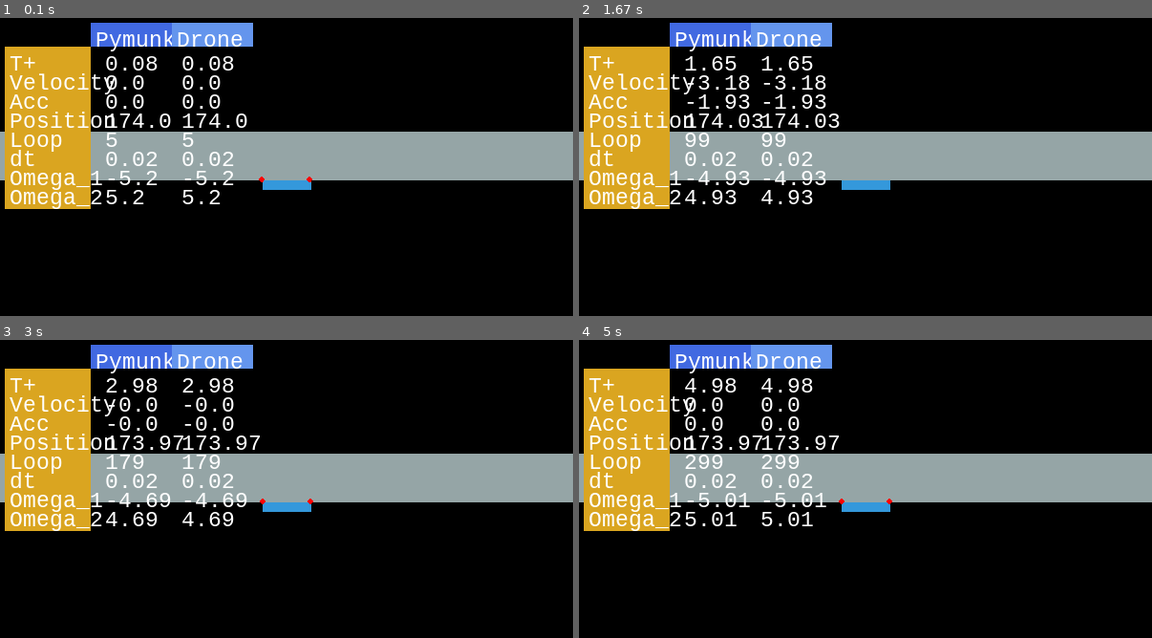
Above: before the commit, frames 1-4 (two rows, left to right).
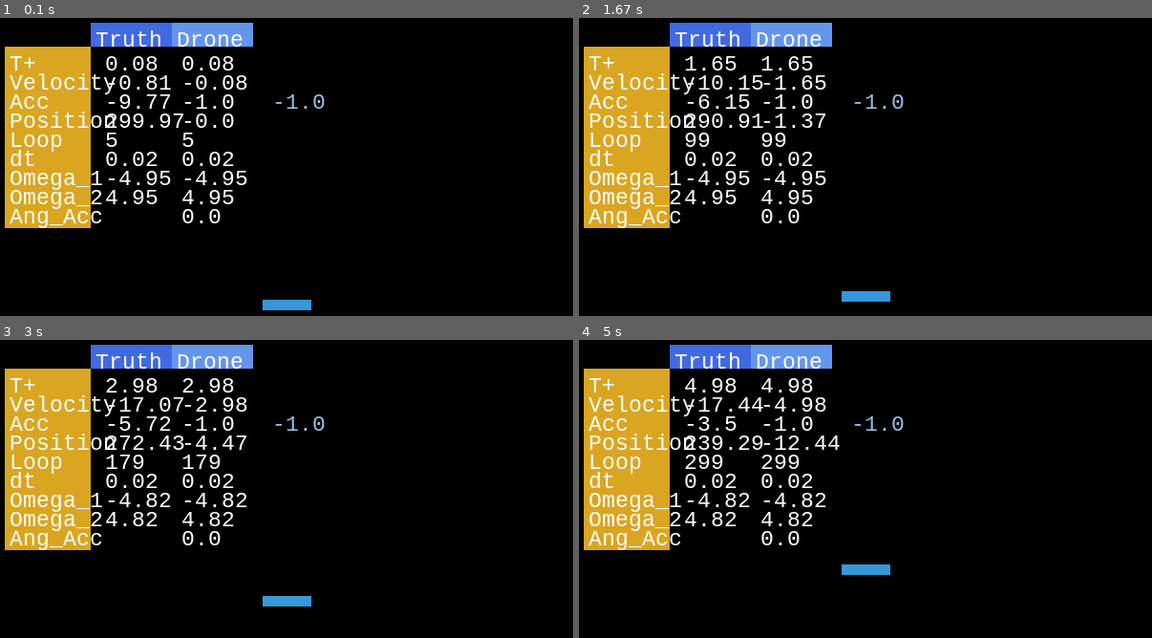
Above: after the commit, the same moments.

Repository: taostlt/air
Game: pygame game, started from drone_drop.py
Two runs of this game, one before a commit and one after it. Both use one fixed random seed, a clock stepped at 60 frames per second and the inputs below.
Inputs:
- Up to frame 1 (0.1 s): no input
- Up to frame 2 (1.67 s): hold Up 0.83-1.3 s; hold Right from 1.33 s (still down)
- Up to frame 3 (3 s): release Right at 1.8 s; hold Down 2.4-2.7 s; hold Left from 2.73 s (still down)
- Up to frame 4 (5 s): release Left at 3.13 s; hold Up 3.17-3.53 s; hold Right 3.57-4.2 s; hold Down 4.23-4.6 s

The runs differ from the first frame. In frame 1, 18% of the frame differs, in the area x 0-100%, y 4-99%; in frame 2, 17%; in frame 3, 17%; in frame 4, 18%.

Commit message:
This version includes a target value of -1.0, about enough to get the drone moving back up.

Diff:
--- a/drone_drop.py
+++ b/drone_drop.py
@@ -53,7 +53,7 @@
         # leg1 = pymunk.Segment(self.body, (-20, -30), (-10, 0), 3)  # contact point 2
         # leg2 = pymunk.Segment(self.body, (20, -30), (10, 0), 3)
 
-        self.position = (300, 174)  # Position drone starts in space
+        self.position = (300, 300)  # Position drone starts in space
         self.shape.body.position = self.position
         # space.add(self.shape, self.body, leg1, leg2)
         space.add(self.shape, self.body)
@@ -122,7 +122,7 @@
         # Calculate Acceleration from Drone's POV
         dynamic_text = z_dot_dot
         # screen.blit(font.render(card_text, True, (255, 255, 255)), (10, 95))
-        # screen.blit(font.render(str(round(dynamic_text, 2)), True, (155, 190, 230)), (185, 75))
+        screen.blit(font.render(str(round(dynamic_text, 2)), True, (155, 190, 230)), (285, 75))
 
         # self.shape.body.position = self.position[0], self.position[1] - self.z
 
@@ -141,9 +141,6 @@
         # self.z = round(self.z, 2)
         print(f'The z position is: {self.z}')
 
-        # self.shape.body.apply_force_at_local_point((0, -self.z), (0, 0))
-
-        # self.shape.body.position = self.position[0], self.position[1] - self.z
 
 class Experiment:
     def __init__(self):
@@ -221,8 +218,20 @@
     #
     # 6/17/19
     # Updating HUD and Card classes
-
-
+    # 6/22/19
+    # I just want the drone to fly to 20. Not a cos height. Just 20. How do I plug that into the homework?
+    # If I set z_dot_dot = t/t
+    # and I set z = t**2, then I could get Acc as a straight line, starting at linspace[1.0, 10, 11] instead of zero.
+
+    # 6/23/19
+    # The dt is the distance between intervals. So two seconds, divided by 21 segments results in a dt = 0.1
+
+    # 6/24/19
+    # https://www.sharpsightlabs.com/blog/numpy-linspace/
+    # This is the clearest explanation of linspace. We need 5 ticks to mark off 4 even spaces. 0, 25, 50, 75, 100.
+    # The reason we need 5 ticks is because we start at zero, we place a tick to indicate the start.
+    # The reason we get drift in our graph is because our sign wave doesn't zero at its troughs, cos(3) zeros but
+    # cos(3.011) doesn't.
 
         pass
 
@@ -242,19 +251,15 @@
                  card_color = THECOLORS["royalblue"], color_text = THECOLORS["white"]):
         super(Card, self).__init__()
 
-        offset_x, offset_y = 5, 5  # padding for cards
+        offset_x, offset_y = 5, 5  # padding for cards around the edges
         self.surf = pygame.Surface((card_width + offset_x, card_height + offset_y))
         self.surf.fill(card_color)
         self.rect = self.surf.get_rect()
         self.card_text = card_text
         self.screen = screen
-        # dynamic_text_trunc = float(dynamic_text)
-        # dynamic_text_trunc = round(dynamic_text_trunc, 2)
-        # dynamic_text = str(dynamic_text_trunc)
         screen.blit(self.surf, (card_text_x - offset_x, card_text_y - offset_y))
         screen.blit(font.render(card_text, True, (color_text)), (card_text_x, card_text_y))
         # screen.blit(font.render(dynamic_text, True, (color_text)), (dynamic_text_x, dynamic_text_y))
-
     def id(self):
         print(self.card_text)
 
@@ -297,49 +302,52 @@
     def __init__(self, screen, font):
         self.screen = screen
         self.font = font
-        # screen.blit(font.render("text", True, (THECOLORS['white'])), (300, 300))
-        self.hudList_static = ['T+', 'Velocity', 'Acc', 'Position', 'Loop', 'dt', 'Omega_1', "Omega_2"]
-        self.hudList_dynamic = list()
-
-    def display(self, seconds_float,  velocity, acceleration, position, loop, dt, omega_1, omega_2):
-        # numberItems = len(self.hudList)
-        screen_origin_X = 10
+
+    def display(self, CoaxialDrone, time,  velocity, acceleration, position, loop, dt, omega_1, omega_2):
+        screen_origin_X = 10       # Screen location to begin drawing columns
         screen_origin_Y = 15
 
-        rowHeight = 20
-        columnWidth = 100
-        y_vertical = 0
-
-        # Blue column headers with background                     (Xorg Yorg Width, Height)
-        labelCard_Column_1 = Card(self.screen, self.font, "Pymunk", 100, 10, 80, 20)
+        rowHeight = 20             # How high should each row be?
+        columnWidth = 100          # How wide should each column be?
+        y_vertical = 0             # Each row should start at the top of the column and advance downwards
+
+        print(f'The angular acceleration is: {CoaxialDrone.psi_dot_dot}')
+
+        # Draw Orange Column background            "TEXT"(width) (length)  (background color)
+        time_card = Card(self.screen, self.font, "", 10, 35, 85, 185, THECOLORS['goldenrod'])
+
+        # Draw Blue column headers with text and background     (Xorg Yorg Width, Height)
+        labelCard_Column_1 = Card(self.screen, self.font, "Truth", 100, 10, 80, 20)
         labelCard_Column_2 = Card(self.screen, self.font, "Drone", 185, 10, 80, 20, THECOLORS['cornflowerblue'])
 
-        # Orange Column background:            "TEXT"(width) (length)  (background color)
-        time_card = Card(self.screen, self.font, "", 10, 35, 85, 165, THECOLORS['goldenrod'])
-
-        for item in self.hudList_static:
-            # print(item)
+        label_list = ['T+', 'Velocity', 'Acc', 'Position', 'Loop', 'dt', 'Omega_1', "Omega_2", "Ang_Acc"]
+        truth_list = [time, velocity[1], acceleration, position[1], loop, dt, omega_1, omega_2]
+        drone_list = [time, CoaxialDrone.z_dot, CoaxialDrone.z_dot_dot, CoaxialDrone.z, loop, dt, omega_1,
+                      omega_2, CoaxialDrone.psi_dot_dot]
+
+        # Description Column from label_list
+        for item in label_list:
             y_vertical += rowHeight
             self.screen.blit(self.font.render(item, True, (THECOLORS['white'])), (screen_origin_X, screen_origin_Y + y_vertical))
-        list = [seconds_float, velocity[1], acceleration, position[1], loop, dt, omega_1, omega_2]
-
-        self.hudList_dynamic = Rounded(list)
-        self.hudList_dynamic = self.hudList_dynamic.value()
-
-        y_vertical = 0                                           # reset to zero to start at top row for next list.
-
-        for data in self.hudList_dynamic:
+
+        # Truth Column from truth_list
+        y_vertical = 0                         # reset to zero to start at top row for next list.
+        hudList_truth = Rounded(truth_list)    # Create an object of Rounded, round the values.
+        hudList_truth = hudList_truth.value()  # Return the new values in the new list
+        for data in hudList_truth:
             # print(data)
             y_vertical += rowHeight
             self.screen.blit(self.font.render(str(data), True, (THECOLORS['white'])),(screen_origin_X + columnWidth, screen_origin_Y + y_vertical))
 
-        y_vertical = 0                                           # reset to zero to start at top row for next list.
-        columnWidth += 80
-        for data in self.hudList_dynamic:
+        # Drone Column from drone_list
+        y_vertical = 0                         # Reset to zero to start at top row for next list.
+        columnWidth += 80                      # Draw 80 spaces to the right of the last column.
+        hudList_drone = Rounded(drone_list)    # Round off values to two places.
+        hudList_drone = hudList_drone.value()  # Return the rounded value as a list
+        for data in hudList_drone:
             # print(data)
             y_vertical += rowHeight
             self.screen.blit(self.font.render(str(data), True, (THECOLORS['white'])),(screen_origin_X + columnWidth, screen_origin_Y + y_vertical))
-
 
     # What does it do?
     # Description: Given a list, it is a mini machine that "paves" the HUD out on the screen for every loop.
@@ -361,51 +369,6 @@
     # - How to display text:
     #     screen.blit(font.render(dynamic_text, True, (color_text)), (dynamic_text_x, dynamic_text_y))
 
-def displayHud(screen, seconds_float, CoaxialDrone, acceleration, loop, dt, dronePosition):
-
-    # print('HUD')
-    color_text = (255, 255, 255)  # white, foreground text of labels
-    font = pygame.font.SysFont('Consolas', 25)
-
-    labelCard_Column_1 = Card(screen, font, "Pymunk", 100, 10, 80, 20, str(seconds_float), 40, 10)
-    labelCard_Column_2 = Card(screen, font, "Drone", 185, 10, 80, 20, str(seconds_float), 40, 10,
-                              THECOLORS['cornflowerblue'])
-
-    # Orange background:                     (width)(length)
-    time_card = Card(screen, font, "T+", 10, 35, 85, 165, str(seconds_float), 120, 35, THECOLORS['goldenrod'])
-
-    # Calculate World Velocity in the y
-    dynamic_text_velocity = CoaxialDrone.shape.body.velocity[1]
-    card_text = 'Velocity:'
-    screen.blit(font.render(card_text, True, (255, 255, 255)), (10, 55))
-    screen.blit(font.render(str(round(dynamic_text_velocity, 2)), True, (color_text)), (115, 55))
-
-    card_text = "Acc"
-    screen.blit(font.render(card_text, True, (255, 255, 255)), (10, 75))
-    screen.blit(font.render(str(round(acceleration, 2)), True, (color_text)), (115, 75))
-    # accelerationCard = Card(screen, font, "Acc", 10,75, 143,20, dynamic_text, 95,75,THECOLORS['royalblue'])
-
-    card_text = "loop"
-    screen.blit(font.render(card_text, True, (255, 255, 255)), (10, 95))
-    screen.blit(font.render(str(round(loop, 2)), True, (color_text)), (115, 95))
-
-    card_text = "dt"
-    screen.blit(font.render(card_text, True, (255, 255, 255)), (10, 115))
-    screen.blit(font.render(str(round(dt, 2)), True, (color_text)), (115, 115))
-
-    card_text = "Omega_1: "
-    screen.blit(font.render(card_text, True, (255, 255, 255)), (10, 135))
-    screen.blit(font.render(str(round(CoaxialDrone.omega_1, 2)), True, (color_text)), (175, 135))
-
-    card_text = "Omega_2: "
-    screen.blit(font.render(card_text, True, (255, 255, 255)), (10, 155))
-    screen.blit(font.render(str(round(CoaxialDrone.omega_2, 2)), True, (color_text)), (175, 155))
-
-    dynamic_text_pos_y = dronePosition[1]  # Z position Only
-    card_text = "Position:"
-    screen.blit(font.render(card_text, True, (255, 255, 255)), (10, 175))
-    screen.blit(font.render(str(round(dynamic_text_pos_y, 2)), True, (color_text)), (115, 175))
-
 class Test:
     def __init__(self, screen, font, first, last):
         self.first = first
@@ -414,7 +377,7 @@
         self.font = font
         for i in range(9):
             print(i)
-    def math(self, screen, font):
+    def math(self, screen, font):                           # This was just a test function
         card_text = "Acc"
         acceleration = 10080.0088
         color_text = 255, 255, 255
@@ -430,8 +393,6 @@
     screen = pygame.display.set_mode((width, height))
     font = pygame.font.SysFont('Consolas', 25)
 
-    # test_1 = Test(screen, font, 'alex', 'Zan')
-
     pygame.display.set_caption("The ball drops")
 
     # Clock
@@ -446,14 +407,16 @@
 
     # Calculate Time in Seconds
     seconds = (pygame.time.get_ticks() - start_ticks) / 1000
-    seconds_float = float(seconds)
+    time = float(seconds)
     droneHUD = HUD(screen, font)
 
     x = random.randint(120, 380)
-    ground = Ground(space, 144)   # attribute is the height of the ground
+    # ground = Ground(space, 144)   # attribute is the height of the ground
 
     t_history = []
+    z_actual = []
     z_history = []
+
 
     # Add collision handler to object:
     ch = space.add_collision_handler(0, 0)
@@ -465,19 +428,6 @@
     psi_acc_desired = 0.0
 
     CoaxialDrone = CoaxialCopter('Alex', space)
-    stable_omega_1, stable_omega_2 = CoaxialDrone.set_rotors_angular_velocities(linear_acc_desired, psi_acc_desired)
-    print(f'\n omega_1: {stable_omega_1:0.4f} , omega_2: {stable_omega_2:0.3f}')
-
-    vertical_acc = CoaxialDrone.z_dot_dot
-    print(f'Given linear_acc = {linear_acc_desired}, and psi_acc = {psi_acc_desired} of a drone with a mass of {CoaxialDrone.mass} and gravity of {CoaxialDrone.g} results \n in {stable_omega_1:0.3f} , {stable_omega_2:0.3f} -> vert_acc: {vertical_acc:0.4f}')
-
-    CoaxialDrone.omega_1 = stable_omega_1 * math.sqrt(1.1)
-    CoaxialDrone.omega_2 = stable_omega_2 * math.sqrt(0.9)
-    print('Omegas:')
-    print(f'{CoaxialDrone.omega_1:0.3f} {CoaxialDrone.omega_2:0.3f}, vertical acc: {CoaxialDrone.z_dot_dot:0.3f}')
-
-    ang_acc = CoaxialDrone.psi_dot_dot
-    print(f'angular acc {ang_acc}')
 
     loop = 0
 
@@ -531,11 +481,28 @@
 
         # Calculate Time in Seconds
         seconds = (pygame.time.get_ticks() - start_ticks) / 1000
-        seconds_float = float(seconds)
-
-        # Calculate dt, dt = 0.02 in class lessons
-        loop += 1                      # loop is number of frames
-        dt = seconds_float / loop      # The amount of time it takes for each frame
+        time = float(seconds)
+
+        # Calculate dt, dt = 0.02 in class lessons, or dt = t[1]-t[0]
+        loop += 1                      # loop is total number of frames
+        dt = time / loop               # The amount of time it takes for each frame, time needed per loop
+
+        stable_omega_1, stable_omega_2 = CoaxialDrone.set_rotors_angular_velocities(linear_acc_desired, psi_acc_desired)
+        print(f'\n omega_1: {stable_omega_1:0.4f} , omega_2: {stable_omega_2:0.3f}')
+
+        vertical_acc = CoaxialDrone.z_dot_dot
+        print(
+            f'Given linear_acc = {linear_acc_desired}, and psi_acc = {psi_acc_desired} of a drone with a mass of {CoaxialDrone.mass} and gravity of {CoaxialDrone.g} results \n in {stable_omega_1:0.3f} , {stable_omega_2:0.3f} -> vert_acc: {vertical_acc:0.4f}')
+
+        # CoaxialDrone.omega_1 = stable_omega_1 * math.sqrt(1.1)
+        # CoaxialDrone.omega_2 = stable_omega_2 * math.sqrt(1.1)
+
+        ang_acc = CoaxialDrone.psi_dot_dot
+
+        print('Omegas:')
+        print(f'{CoaxialDrone.omega_1:0.3f} {CoaxialDrone.omega_2:0.3f}, vertical acc: {CoaxialDrone.z_dot_dot:0.3f}')
+
+        print(f'angular acc {ang_acc}')
 
         # Detect Drone's Acceleration Externally
         acceleration = CoaxialDrone.shape.body.velocity[1] / seconds
@@ -549,9 +516,6 @@
         # Get omega values
         omega_1, omega_2 = CoaxialDrone.omega_1, CoaxialDrone.omega_2
         # print(omega_1, omega_2)
-
-        # Display HUD:
-        # displayHud(screen, seconds_float, CoaxialDrone, acceleration, loop, dt, dronePosition)
 
         # stable_omega_1, stable_omega_2 = CoaxialDrone.set_rotors_angular_velocities(0.0,0.0)
         # F = Kf * omega^2
@@ -568,8 +532,10 @@
         #
         # a = delta v / delta time
 
-        target_z = np.cos(seconds_float) - 1
-        target_z_dot_dot = -np.cos(seconds_float)
+        # target_z = np.cos(time) - 1
+        # target_z_dot_dot = -np.cos(time)
+
+        target_z_dot_dot = -1.0
 
         # CoaxialDrone.advance_state_uncontrolled(dt)
 
@@ -578,13 +544,27 @@
         CoaxialDrone.advance_state(screen, font, dt)
         print(f'Force is: {CoaxialDrone.z_dot}')
 
-        # CoaxialDrone.shape.body.position = CoaxialDrone.position[0], CoaxialDrone.position[1] - CoaxialDrone.z
         CoaxialDrone.shape.body.apply_force_at_local_point((0, -CoaxialDrone.z_dot), (0, 0))
 
-        t_history.append(seconds_float)
+        t_history.append(time)
         z_history.append(CoaxialDrone.z)
-
-        droneHUD.display(seconds_float, velocity, acceleration, position, loop, dt, omega_1, omega_2)
+        z_actual.append(CoaxialDrone.shape.body.velocity)
+
+        if 9.0 < time < 9.5:
+            plt.plot(t_history, z_history, z_actual)
+            # plt.plot(t_history, z_history)
+            # plt.plot(t_history, z_actual)
+
+            # plt.plot(np.cos(t_history))
+            plt.ylabel("Z pos. Est., Z pos Actual")
+            plt.xlabel("Time (seconds)")
+
+            plt.legend(["D","Z Estimated", "Z Actual"])
+
+            plt.show()
+            sys.exit(0)
+
+        droneHUD.display(CoaxialDrone, time, velocity, acceleration, position, loop, dt, omega_1, omega_2)
 
         pygame.display.update()
 
